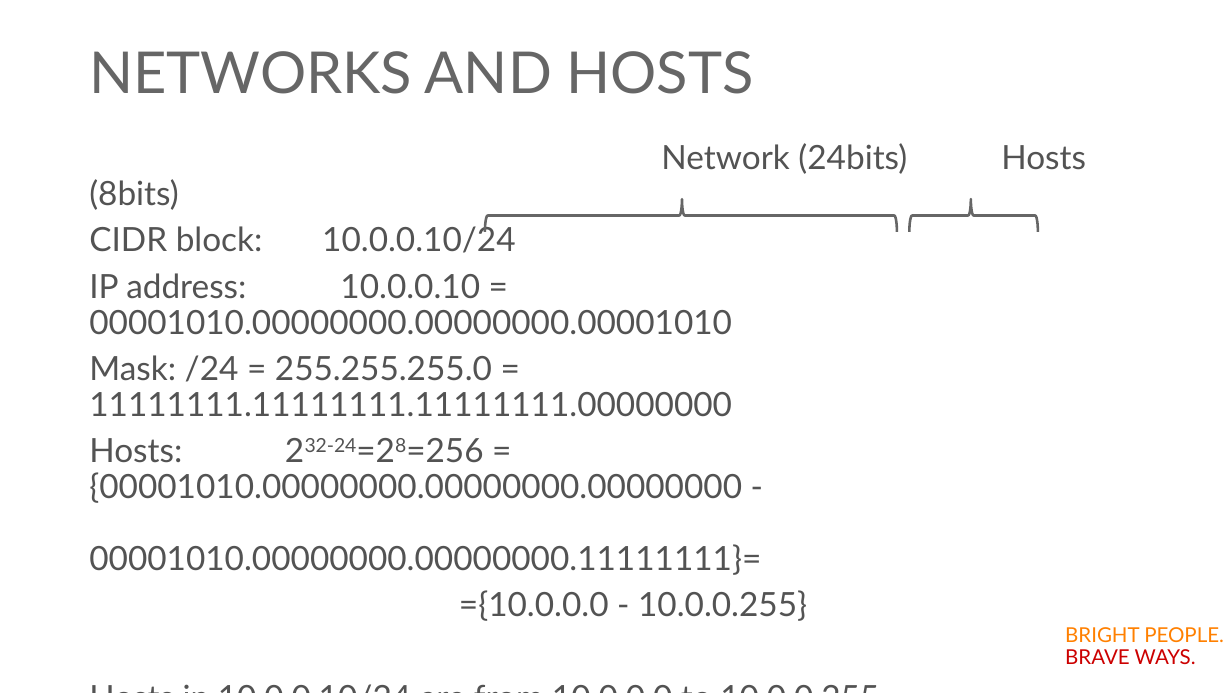
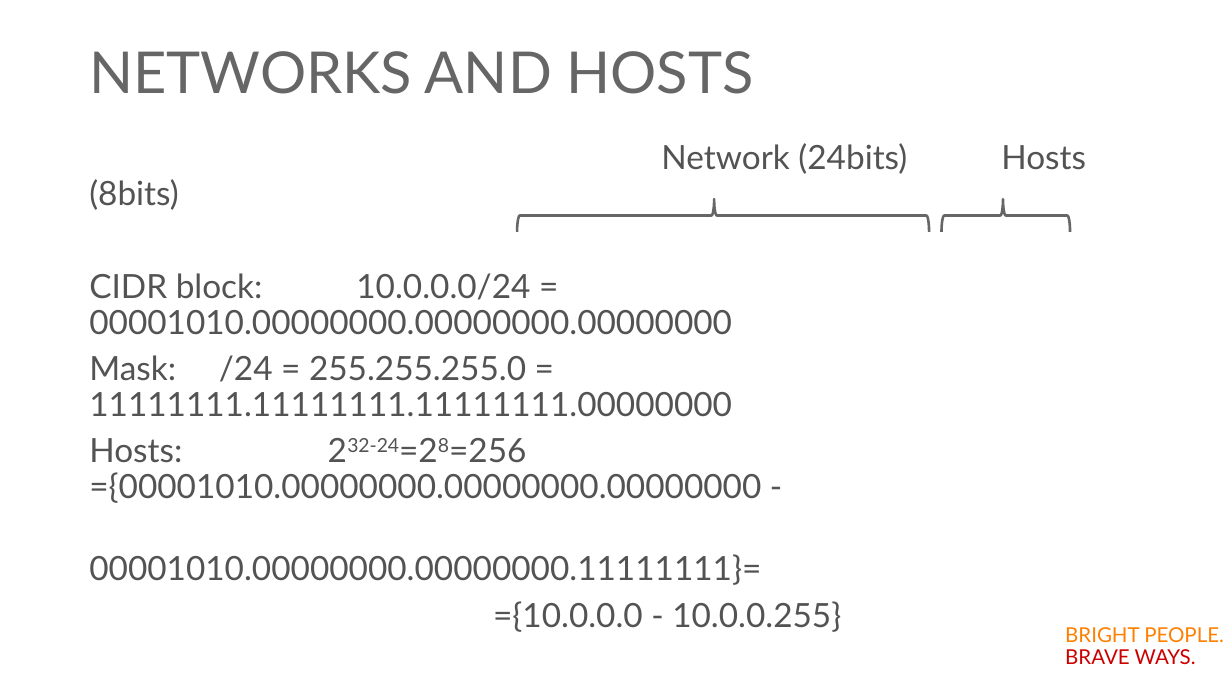
Before and after one commit to Accedia/aws-workshop, a slide deck: slide 5 of Day3-VPC_and_Networks/VPC.pptx. Drawn at 1232x693 pixels with LibreOffice and Linux fonts; fonts in the diff are those of the drawing; background and template pictures are left out. Boxes give left, top, right and bottom in pixels: in the first picture for what was removed or moved away, otherwise in the second. Text is boxed around its words. In the diff, an @@ line names an element or a change of style, - is before the commit and + after.

Commit message:
feat: Day3 update presentation

```diff
--- a/Day3-VPC_and_Networks/VPC.pptx
+++ b/Day3-VPC_and_Networks/VPC.pptx
@@ left brace: place and size @@
-left brace at bbox=[485, 199, 897, 232]
+left brace at bbox=[517, 199, 929, 232]
@@ left brace: place and size @@
-left brace at bbox=[909, 200, 1038, 232]
+left brace at bbox=[942, 200, 1070, 232]
@@ text at bbox=[89, 273, 732, 334]: text changed @@
-CIDR block: 10.0.0.10/24
-IP address: 10.0.0.10 = 00001010.00000000.00000000.00001010
+CIDR block: 10.0.0.0/24 = 00001010.00000000.00000000.00000000
@@ text at bbox=[89, 438, 761, 585]: text changed @@
-Hosts: 232-24=28=256 = {00001010.00000000.00000000.00000000 - 00001010.00000000.00000000.11111111}=
+Hosts: 232-24=28=256 ={00001010.00000000.00000000.00000000 -
+00001010.00000000.00000000.11111111}=
```
Also in this commit, not shown: 5 other slides changed, 9 slides added.
